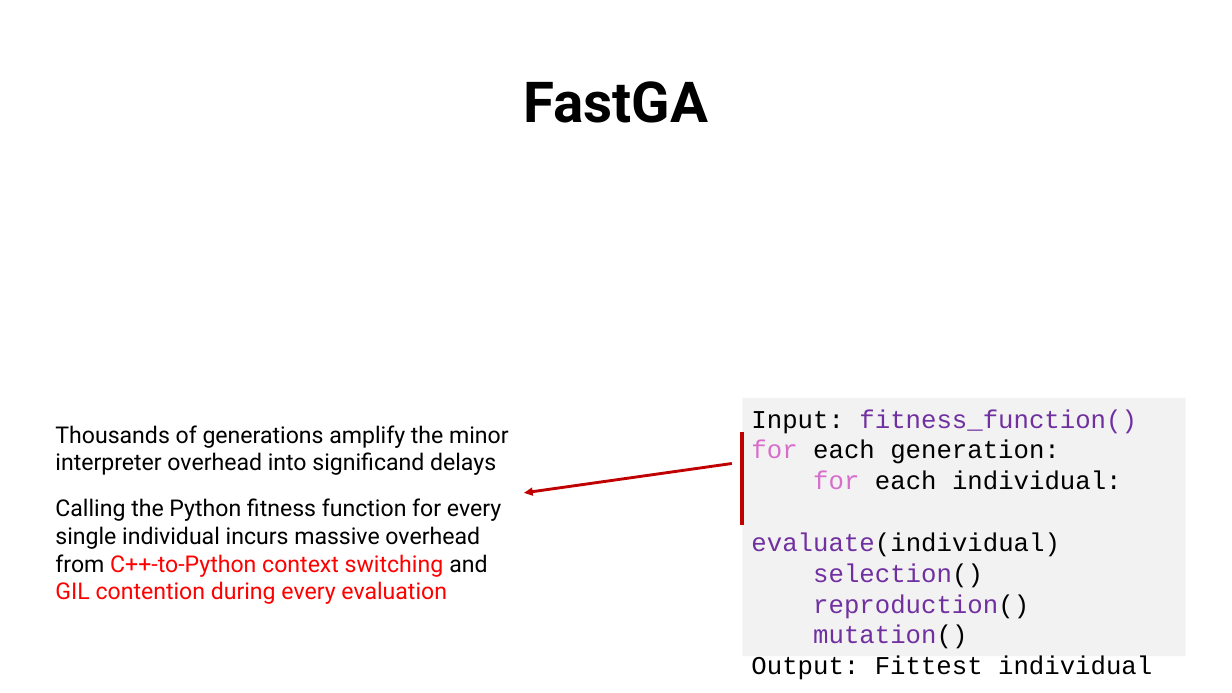
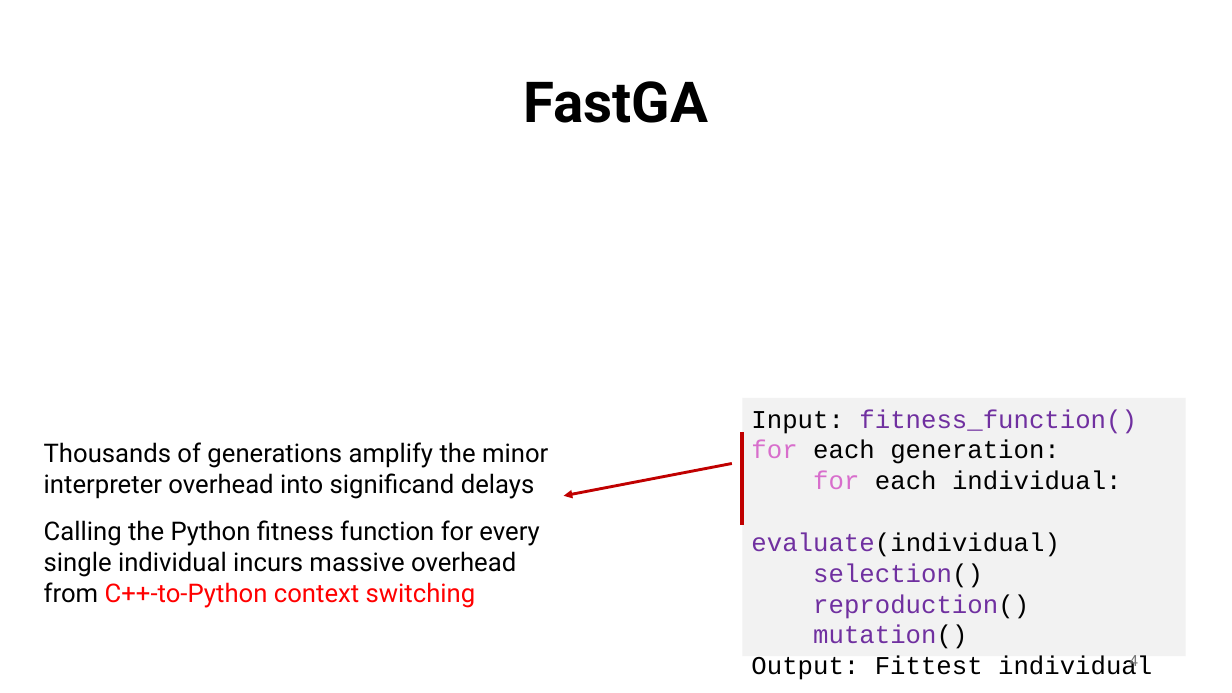
Before and after one commit to jylin34/FastGA, a slide deck: slide 4 of FastGA.pptx (slide 3 before the commit). Drawn at 1232x693 pixels with LibreOffice and Linux fonts; fonts in the diff are those of the drawing; grey boxes stand for pictures. Boxes give left, top, right and bottom in pixels: in the first picture for what was removed or moved away, otherwise in the second. Text is boxed around its words. In the diff, an @@ line names an element or a change of style, - is before the commit and + after.

Commit message:
[Update] slides

```diff
--- a/FastGA.pptx
+++ b/FastGA.pptx
@@ text "Thousands of generations amplify the ...": place and size @@
-text "Thousands of generations amplify the ..." at bbox=[55, 425, 509, 475]
+text "Thousands of generations amplify the ..." at bbox=[44, 442, 548, 499]
@@ text "Thousands of generations amplify the ..." at bbox=[44, 442, 548, 499]: size 18 to 20 pt @@
@@ arrow moved from (732, 464) - (524, 493) to (732, 464) - (564, 496) @@
@@ text at bbox=[44, 520, 539, 608]: text changed; size 18 to 20 pt @@
-Calling the Python fitness function for every single individual incurs massive overhead from C++-to-Python context switching and GIL contention during every evaluation
+Calling the Python fitness function for every single individual incurs massive overhead from C++-to-Python context switching
@@ page number added at bbox=[1129, 655, 1138, 671], 12 pt, text #797979 @@
+4
```
Also in this commit, not shown: 9 other slides changed, 1 slide added, 1 slide removed, 1 other file.
